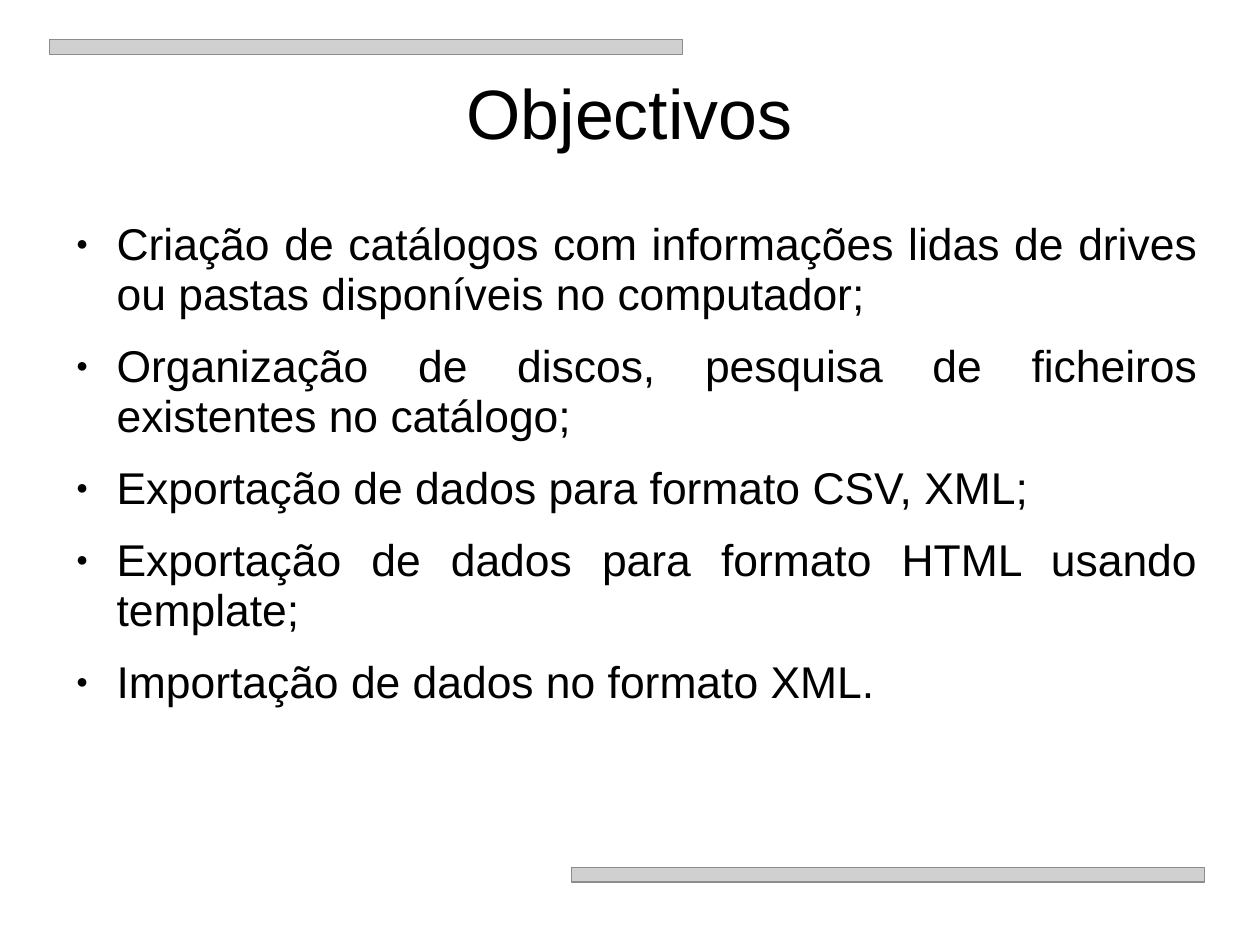
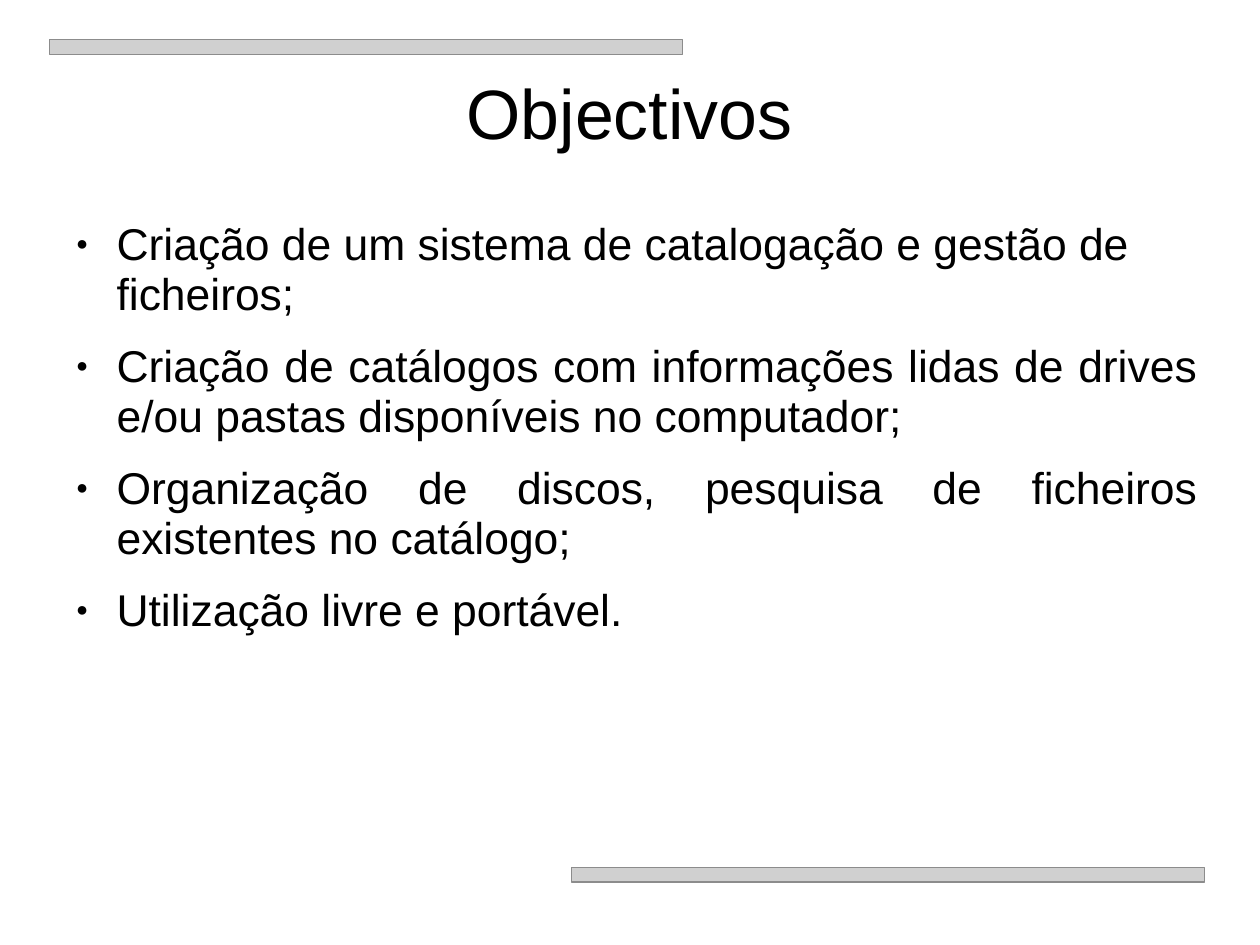
Before and after one commit to BackupTheBerlios/jfindmyfiles-svn, a slide deck: slide 3 of trunk/apresentacao.ppt. Drawn at 1260x945 pixels with LibreOffice and Linux fonts; fonts in the diff are those of the drawing; grey boxes stand for pictures. Boxes give left, top, right and bottom in pixels: in the first picture for what was removed or moved away, otherwise in the second. Text is boxed around its words. In the diff, an @@ line names an element or a change of style, - is before the commit and + after.

```diff
--- a/trunk/apresentacao.ppt
+++ b/trunk/apresentacao.ppt
@@ text at [117, 227, 1196, 441]: text changed @@
-● Criação de catálogos com informações lidas de drives ou pastas disponíveis no computador;
+● Criação de um sistema de catalogação e gestão de ficheiros;
+● Criação de catálogos com informações lidas de drives e/ou pastas disponíveis no computador;
@@ text at [117, 593, 622, 635]: text changed @@
-● Exportação de dados para formato CSV, XML;
-● Exportação de dados para formato HTML usando template;
-● Importação de dados no formato XML.
+● Utilização livre e portável.
```
Also in this commit, not shown: 2 other slides changed.
